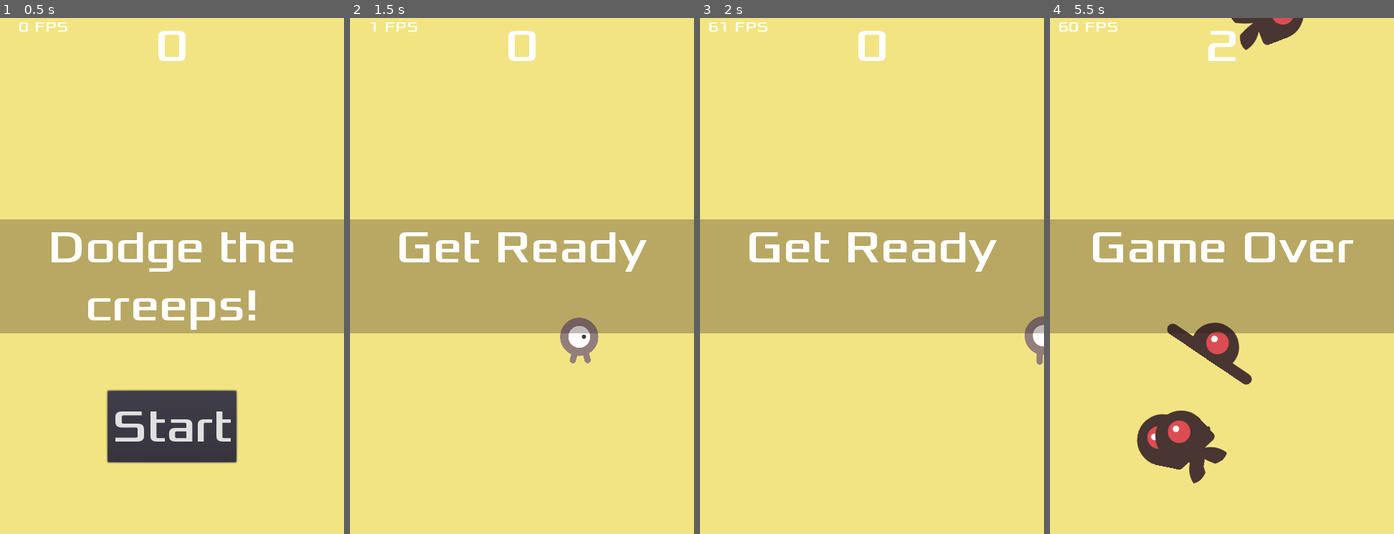
Above: before the commit, frames 1-4 (left to right).
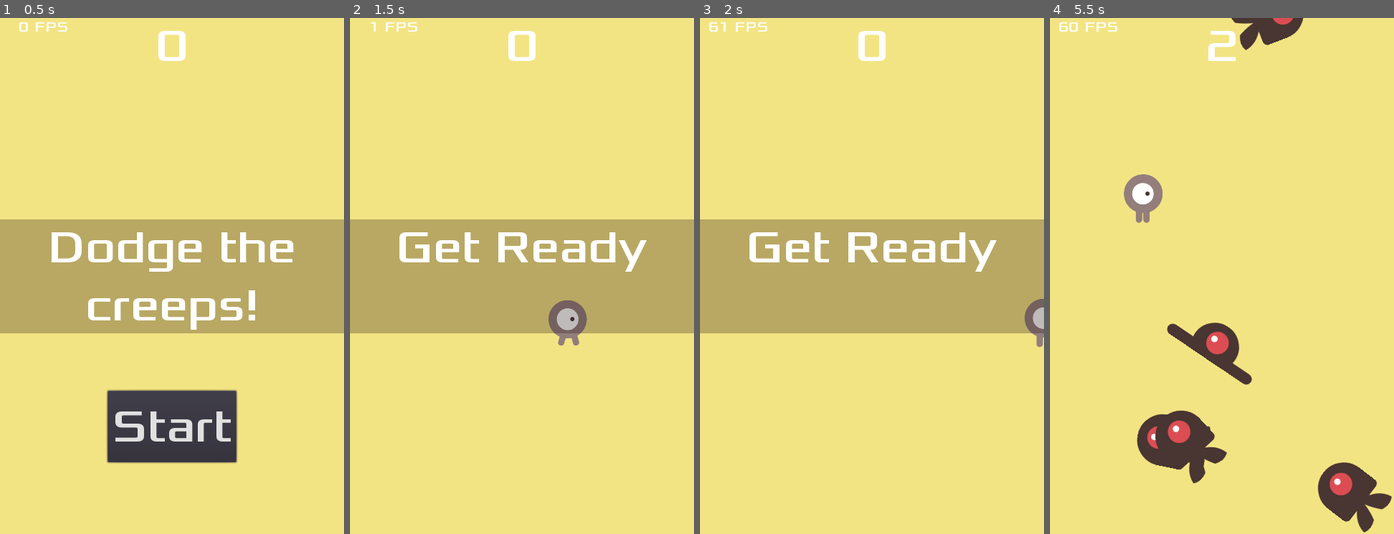
Above: after the commit, the same moments.

Repository: fboulay/godot-engine-first-game
Game: Godot game, scene res://scenes/Main.tscn
The game is run twice, just before and just after one commit, with the same random seed, the same clock (stepped at 60 frames per second) and the same inputs.
Inputs (mouse positions are in pixels of both pictures, inside the frame that each line leads up to):
- Up to frame 1 (0.5 s): no input
- Up to frame 2 (1.5 s): click "Start" at 0.5 s; tap Enter at 1.25 s; move the mouse to (597, 250) at 1.27 s; hold Right (ui_right) from 1.28 s (still down); click (597, 250) at 1.42 s
- Up to frame 3 (2 s): keep holding Right (ui_right)
- Up to frame 4 (5.5 s): release Right (ui_right) at 2 s; drag from (1153, 301) to (1204, 379) at 2.02 s; move the mouse to (1256, 162) at 2.77 s; hold Right (ui_right) 2.78-3.5 s; click (1256, 162) at 2.92 s; drag from (1204, 379) to (1118, 198) at 3.52 s; move the mouse to (1325, 353) at 4.27 s; hold Left (ui_left) 4.28-5 s; click (1325, 353) at 4.42 s; drag from (1118, 198) to (1170, 147) at 5.02 s

Frame 1 is identical in both runs. In frame 2, 1.1% of the frame differs, in the area x 57-73%, y 54-67%; in frame 3, 0.5%; in frame 4, 24%, in the area x 0-100%, y 30-100%.

Commit message:
Add support to play with mouse and touch devices
* Mouse and touch events are supported. Great to test the game with a
smartphone for example

Diff:
--- a/scenes/Main.gd
+++ b/scenes/Main.gd
@@ -54,8 +54,6 @@
 	score += 1
 	$HUD.update_score(score)
 
-
-
 func _on_StartTimer_timeout():
 	$MobTimer.start()
 	$ScoreTimer.start()
--- a/scenes/Mob.tscn
+++ b/scenes/Mob.tscn
@@ -42,7 +42,6 @@
 scale = Vector2( 0.75, 0.75 )
 frames = SubResource( 1 )
 animation = "walk"
-frame = 1
 playing = true
 
 [node name="CollisionShape2D" type="CollisionShape2D" parent="."]
--- a/scenes/Player.gd
+++ b/scenes/Player.gd
@@ -4,24 +4,28 @@
 
 export var speed = 400    # how fast the player will move (pixel/second)
 var screen_size           # size of the game window
+var is_mouse_pressed = false
+var is_mouse_dragging = false
+var last_position: Vector2
 
 # Called when the node enters the scene tree for the first time.
 func _ready():
 	hide()
 	screen_size = get_viewport_rect().size
 
+func _input(event: InputEvent):
+	if (event is InputEventMouseButton || event is InputEventScreenTouch):
+		is_mouse_pressed = event.is_pressed()
+	is_mouse_dragging = (event is InputEventMouseMotion || event is InputEventScreenDrag) && is_mouse_pressed
+	if event is InputEventMouseMotion:
+		last_position = get_viewport().get_mouse_position()
+	if event is InputEventScreenDrag:
+		last_position = event.position
 
 # Called every frame. 'delta' is the elapsed time since the previous frame.
 func _process(delta):
-	var velocity = Vector2()  # player movement vector
-	if Input.is_action_pressed("ui_right"):
-		velocity.x += 1
-	if Input.is_action_pressed("ui_left"):
-		velocity.x -= 1
-	if Input.is_action_pressed("ui_up"):
-		velocity.y -= 1
-	if Input.is_action_pressed("ui_down"):
-		velocity.y += 1
+	var velocity =_compute_keyboard_input()
+	velocity += _compute_mouse_input()
 
 	if velocity.length() > 0:
 		velocity = velocity.normalized() * speed
@@ -41,6 +45,24 @@
 		$AnimatedSprite.animation = "up"
 		$AnimatedSprite.flip_v = velocity.y > 0
 
+# Returns the velocity using the keyboard input
+func _compute_keyboard_input() -> Vector2:
+	var velocity: Vector2
+	if Input.is_action_pressed("ui_right"):
+		velocity.x += 1
+	if Input.is_action_pressed("ui_left"):
+		velocity.x -= 1
+	if Input.is_action_pressed("ui_up"):
+		velocity.y -= 1
+	if Input.is_action_pressed("ui_down"):
+		velocity.y += 1
+	return velocity
+
+# Returns the velocity using the mouse (or touch) input
+func _compute_mouse_input() -> Vector2:
+	if is_mouse_dragging || is_mouse_pressed:
+		return last_position - position
+	return Vector2()
 
 func _on_Player_body_entered(body):
 	hide()  # player disappear when hit
Not shown, changed: docs/index.pck
